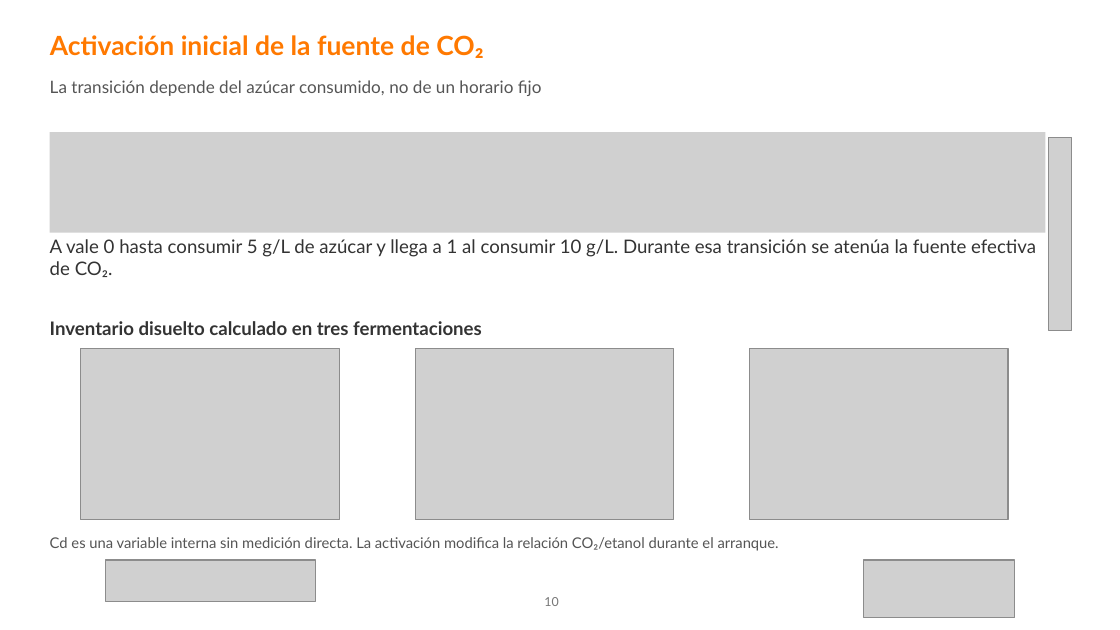
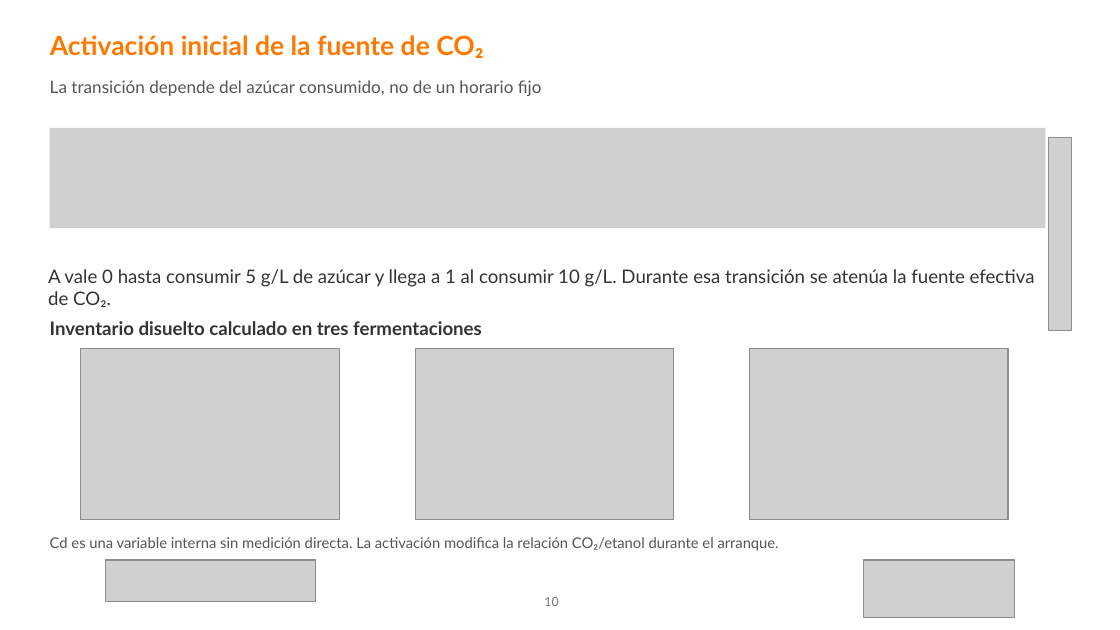
Before and after one commit to crodv/wine-fermentation, a slide deck: slide 10 of docs/presentaciones/modeloykalman_ekf09_holdout.pptx. Drawn at 1120x630 pixels with LibreOffice and Linux fonts; fonts in the diff are those of the drawing; grey boxes stand for pictures. Boxes give left, top, right and bottom in pixels: in the first picture for what was removed or moved away, otherwise in the second. Text is boxed around its words. In the diff, an @@ line names an element or a change of style, - is before the commit and + after.

```diff
--- a/docs/presentaciones/modeloykalman_ekf09_holdout.pptx
+++ b/docs/presentaciones/modeloykalman_ekf09_holdout.pptx
@@ picture: place and size @@
-picture at [49,132,1045,233]
+picture at [49,128,1045,228]
@@ text "A vale 0 hasta consumir ...": place and size @@
-text "A vale 0 hasta consumir ..." at [50,239,1036,277]
+text "A vale 0 hasta consumir ..." at [48,269,1035,307]
```
Also in this commit, not shown: 8 other slides changed, 3 slides removed, 17 other files.
